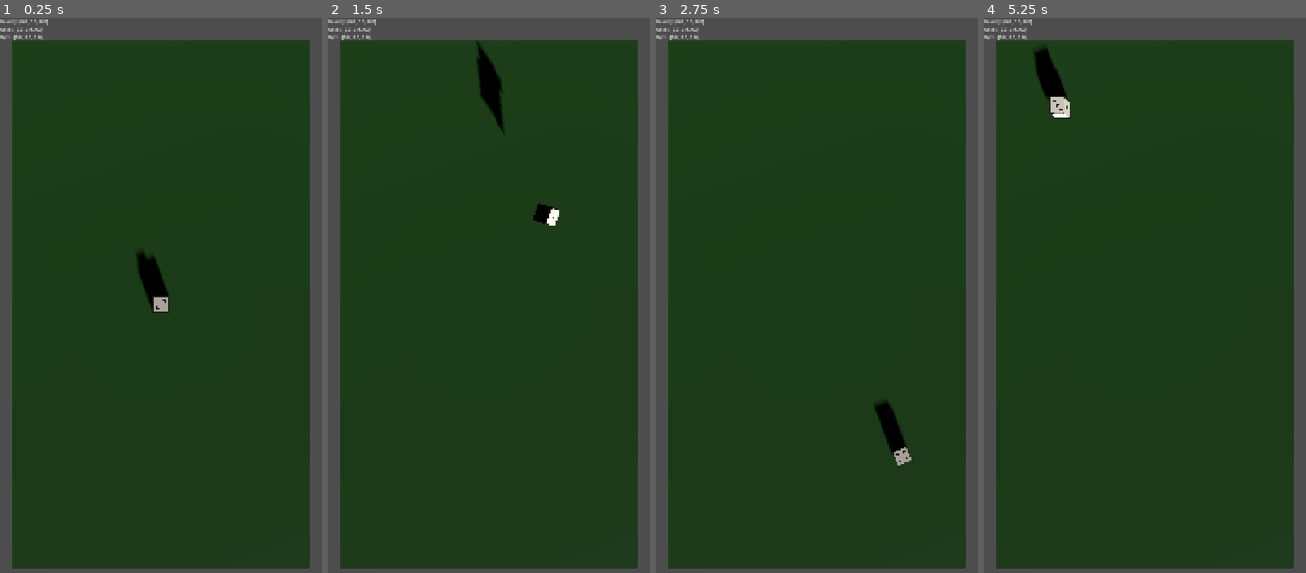
Above: before the commit, frames 1-4 (left to right).
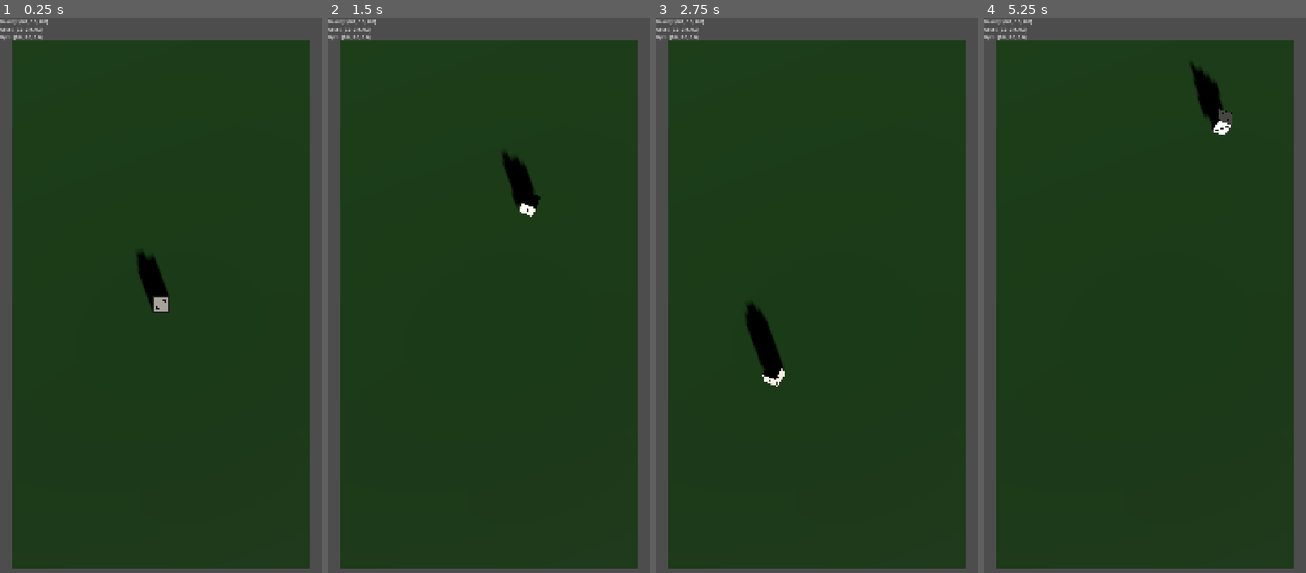
Above: after the commit, the same moments.

Repository: MatthieuLJ/no_dice
Game: Godot game, scene res://die.tscn
Same seed, same stepped clock (60 frames per second), same inputs: the game is played once before the commit and once after it.
Inputs:
- Up to frame 1 (0.25 s): no input
- Up to frame 2 (1.5 s): tap Enter at 0.5 s; hold Right (ui_right) 0.53-1.28 s; tap R at 0.6, 1.35 s; tap Space at 0.77 s; hold Down (ui_down) from 1.28 s (still down)
- Up to frame 3 (2.75 s): tap Space at 1.52 s; release Down (ui_down) at 2.03 s; hold Right (ui_right) from 2.03 s (still down); tap R at 2.1 s
- Up to frame 4 (5.25 s): release Right (ui_right) at 2.78 s; hold Up (ui_up) 2.78-3.53 s; tap R every 0.75 s from 2.85 to 5.1 s; tap Space at 3.02, 3.77, 4.52 s; hold Left (ui_left) 3.53-5.03 s; hold Down (ui_down) from 5.03 s (still down)

The runs differ from the first frame. In frame 2, 1.6% of the frame differs, in the area x 46-73%, y 4-38%; in frame 3, 1.4%; in frame 4, 1.5%.

Commit message:
fix(physics): resolve die wobbling by configuring custom inertia, unscaling ground collider, and burying wall seams

Diff:
--- a/die.gd
+++ b/die.gd
@@ -2,7 +2,7 @@
 extends RigidBody3D
 
 # Drag and drop the Ground node here in the inspector, or let it auto-find
-@export var ground: AnimatableBody3D
+@export var ground: StaticBody3D
 
 func _ready() -> void:
 	# Fallback auto-detection if not set in the inspector
--- a/die.tscn
+++ b/die.tscn
@@ -10,7 +10,7 @@
 
 [sub_resource type="PhysicsMaterial" id="PhysicsMaterial_gxo0y"]
 friction = 0.5
-bounce = 0.4
+bounce = 0.0
 absorbent = true
 
 [sub_resource type="BoxShape3D" id="BoxShape3D_lbo6s"]
@@ -38,6 +38,7 @@
 material = SubResource("StandardMaterial3D_qmayl")
 
 [sub_resource type="BoxShape3D" id="BoxShape3D_gxo0y"]
+size = Vector3(10, 1, 10)
 
 [sub_resource type="BoxShape3D" id="BoxShape3D_lrp3r"]
 size = Vector3(2, 1, 0.1)
@@ -63,10 +64,12 @@
 [node name="Die" type="RigidBody3D" parent="." unique_id=343189897 node_paths=PackedStringArray("ground")]
 transform = Transform3D(1, 0, 0, 0, 1, 0, 0, 0, 1, 0, 0.05, 0)
 physics_material_override = SubResource("PhysicsMaterial_gxo0y")
-can_sleep = false
+mass = 0.5
+inertia = Vector3(0.01, 0.01, 0.01)
+can_sleep = true
 continuous_cd = true
-linear_damp = 0.3
-angular_damp = 0.1
+linear_damp = 0.5
+angular_damp = 1.0
 script = ExtResource("1_fl3nv")
 ground = NodePath("../Enclosure/Ground")
 
@@ -101,16 +104,15 @@
 skeleton = NodePath("../..")
 script = ExtResource("4_kwyh5")
 
-[node name="Ground" type="AnimatableBody3D" parent="Enclosure" unique_id=1843248541]
+[node name="Ground" type="StaticBody3D" parent="Enclosure" unique_id=1843248541]
 physics_material_override = SubResource("PhysicsMaterial_gxo0y")
-sync_to_physics = false
 script = ExtResource("2_gxo0y")
 
 [node name="MeshInstance3D" type="MeshInstance3D" parent="Enclosure/Ground" unique_id=504361292]
 mesh = SubResource("PlaneMesh_fl3nv")
 
 [node name="Bottom" type="CollisionShape3D" parent="Enclosure/Ground" unique_id=1002200635]
-transform = Transform3D(10, 0, 0, 0, 10, 0, 0, 0, 10, 0, -5, 0)
+transform = Transform3D(1, 0, 0, 0, 1, 0, 0, 0, 1, 0, -0.5, 0)
 shape = SubResource("BoxShape3D_gxo0y")
 
 [node name="Wall_North" type="CollisionShape3D" parent="Enclosure/Ground" unique_id=429684385]
@@ -122,11 +124,11 @@
 shape = SubResource("BoxShape3D_da4l3")
 
 [node name="Wall_East" type="CollisionShape3D" parent="Enclosure/Ground" unique_id=658514775]
-transform = Transform3D(1, 0, 0, 0, 1, 0, 0, 0, 1, 1, 0.5, 0)
+transform = Transform3D(1, 0, 0, 0, 1, 0, 0, 0, 1, 1.05, 0.4, 0)
 shape = SubResource("BoxShape3D_pg65m")
 
 [node name="Wall_West" type="CollisionShape3D" parent="Enclosure/Ground" unique_id=425651818]
-transform = Transform3D(1, 0, 0, 0, 1, 0, 0, 0, 1, -1, 0.5, 0)
+transform = Transform3D(1, 0, 0, 0, 1, 0, 0, 0, 1, -1.05, 0.4, 0)
 shape = SubResource("BoxShape3D_xbu7s")
 
 [node name="Roof" type="CollisionShape3D" parent="Enclosure/Ground" unique_id=1644655478]
--- a/pyramid_scale.gd
+++ b/pyramid_scale.gd
@@ -1,5 +1,5 @@
 
-extends AnimatableBody3D
+extends StaticBody3D
 
 @onready var wall_north: CollisionShape3D = $Wall_North
 @onready var wall_south: CollisionShape3D = $Wall_South
@@ -22,9 +22,14 @@
 
 	var aspect_ratio = maxf(1.0, view_size.y / view_size.x)
 
-	# Moving the walls to match the aspect ratio of the display
-	wall_north.position = Vector3(0.0, 0.5, -aspect_ratio)
-	wall_south.position = Vector3(0.0, 0.5, aspect_ratio)
+	# Position North and South walls (inner faces aligned at +/- aspect_ratio, extending Y=-0.1 below floor)
+	var offset_z = aspect_ratio + 0.05
+	wall_north.position = Vector3(0.0, 0.4, -offset_z)
+	wall_south.position = Vector3(0.0, 0.4, offset_z)
+
+	# Position East and West side walls (inner faces aligned at +/- 1.0)
+	wall_east.position = Vector3(1.05, 0.4, 0.0)
+	wall_west.position = Vector3(-1.05, 0.4, 0.0)
 
 	# Scale East and West side walls along Z to fill the gap to North/South walls
 	wall_east.scale.z = aspect_ratio
--- a/world_physics.gd
+++ b/world_physics.gd
@@ -11,9 +11,13 @@
 @export var max_keyboard_tilt: float = PI / 4.0
 
 var simulated_gravity: Vector3 = Vector3(0, -9.8, 0)
+var shake_cooldown: float = 0.0
 
 func _physics_process(delta: float) -> void:
 	var target_gravity_dir = Vector3.ZERO
+
+	if shake_cooldown > 0.0:
+		shake_cooldown -= delta
 
 	# 1. Check for Mobile Sensors
 	var device_gravity = Input.get_gravity()
@@ -28,11 +32,12 @@
 
 		target_gravity_dir = mapped_gravity
 
-		# Calculate dynamic physical shake
+		# Calculate dynamic physical shake with noise filtering and cooldown
 		var total_accel = Input.get_accelerometer()
 		var pure_shake = total_accel - device_gravity
 
-		if pure_shake.length() > shake_threshold:
+		if shake_cooldown <= 0.0 and pure_shake.length() > maxf(8.0, shake_threshold):
+			shake_cooldown = 0.3 # Cooldown prevents per-frame impulse spam
 			var mapped_shake = Vector3(
 				pure_shake.x,
 				pure_shake.z,
@@ -59,10 +64,10 @@
 		target_gravity_dir = simulated_gravity
 
 	# 2. Apply the calculated gravity to the Area3D
-	# Area3D splits gravity into a normalized direction vector and a scalar magnitude
+	# Area3D gravity_direction must be a normalized unit vector!
 	if target_gravity_dir.length() > 0.001:
 		gravity_area.gravity_direction = target_gravity_dir.normalized()
-		gravity_area.gravity = target_gravity_dir.length()
+		gravity_area.gravity = 9.8
 
 		# --- DRAW THE DEBUG LINE ---
 		gravity_debugger.draw_gravity_vector(target_gravity_dir)
